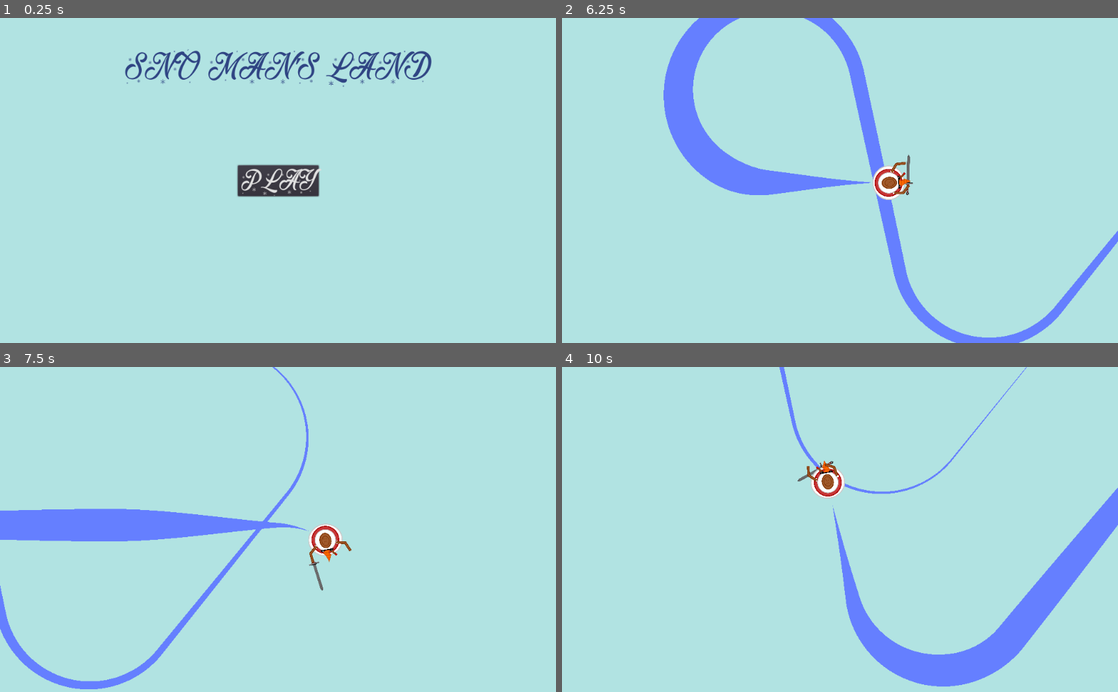
Above: before the commit, frames 1-4 (two rows, left to right).
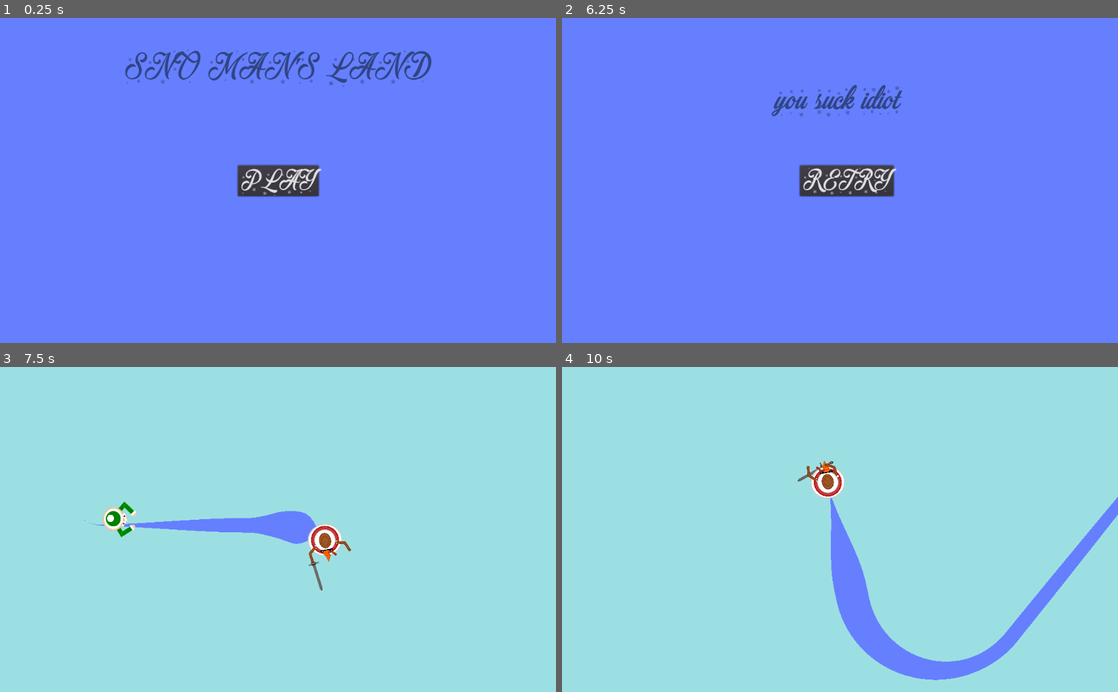
Above: after the commit, the same moments.

Repository: samithShetty/Fall-22-49er-Game-Jam
Game: Godot game, scene res://title.tscn
Same seed, same stepped clock (60 frames per second), same inputs: the game is played once before the commit and once after it.
Inputs (mouse positions are in pixels of both pictures, inside the frame that each line leads up to):
- Up to frame 1 (0.25 s): no input
- Up to frame 2 (6.25 s): click "PLAY" at 0.5 s; hold D (right) 1.28-2.03 s; hold J (swing) 1.28-2.03 s; hold S (down) 2.03-2.78 s; tap J (swing) at 2.1, 3.6, 5.1 s; hold D (right) 2.78-3.53 s; hold J (swing) 2.78-3.53 s; hold W (up) 3.53-4.28 s; hold J (swing) 4.28-5.03 s; hold A (left) 4.28-5.78 s; hold S (down) from 5.78 s (still down); hold J (swing) from 5.78 s (still down)
- Up to frame 3 (7.5 s): release S (down) at 6.5 s; release J (swing) at 6.5 s; click (283, 529) at 6.5 s, where only the run after the commit has a clickable "RETRY"; hold D (right) from 7.28 s (still down); tap J (swing) at 7.35 s
- Up to frame 4 (10 s): release D (right) at 8.03 s; hold W (up) 8.03-8.78 s; hold J (swing) 8.03-8.78 s; hold D (right) 8.78-9.53 s; tap J (swing) at 8.85 s; hold S (down) from 9.53 s (still down); hold J (swing) from 9.53 s (still down)

The runs differ from the first frame. In frame 1, 97% of the frame differs, in the area x 0-100%, y 0-100%; in frame 2, 93%; in frame 3, 5.8%; in frame 4, 4.2%.

Commit message:
implemented island and death

Diff:
--- a/Elf.gd
+++ b/Elf.gd
@@ -16,8 +16,7 @@
 
 	var direction = (get_parent().get_node("Snowman").position - position)
 
-	if direction.length() > 1000:
-		queue_free()
+
 
 	direction = direction.normalized()
 
@@ -27,7 +26,8 @@
 	apply_impulse(Vector2(0,0),Vector2(acceleration*x,acceleration*y))
 
 	look_at(direction + position)
-
+	if position.length() > 2500:
+		queue_free()
 
 
 # Called every frame. 'delta' is the elapsed time since the previous frame.
--- a/Elf.tscn
+++ b/Elf.tscn
@@ -9,7 +9,7 @@
 [sub_resource type="CircleShape2D" id=8]
 radius = 20.0
 
-[node name="Elf" type="RigidBody2D"]
+[node name="Elf" type="RigidBody2D" groups=["elf"]]
 position = Vector2( 450, -71 )
 collision_layer = 5
 collision_mask = 5
--- a/Snowman.gd
+++ b/Snowman.gd
@@ -31,7 +31,8 @@
 	var space_state = get_world_2d().direct_space_state
 	# use global coordinates, not local to node
 	var waterCollision = space_state.intersect_ray(position, position + get_linear_velocity().rotated(-get_global_rotation()).normalized()*30, [self], 7, true, true)
-
+	if position.length() > 2500:
+		die()
 
 func _input(event):
 	if event.is_action_pressed("swing") and !$AnimationPlayer.is_playing():
@@ -39,9 +40,12 @@
 		$SwordArea/CollisionShape2D.disabled = false
 		swingTime = .4
 
+func die():
+	get_tree().change_scene("res://deathScreen.tscn")
 
 func _on_WaterArea_area_entered(area):
-	print("DEATH")
+	die()
+
 
 
 func _on_SwordArea_body_entered(body):
--- /dev/null
+++ b/Spawner.gd
@@ -0,0 +1,26 @@
+extends Node2D
+
+
+# Declare member variables here. Examples:
+# var a = 2
+# var b = "text"
+
+var timerValue = 10
+var timeSinceSpawned = 0
+var elfScene = preload("res://Elf.tscn")
+
+# Called when the node enters the scene tree for the first time.
+func _ready():
+	pass # Replace with function body.
+
+
+
+func _process(delta):
+	if timeSinceSpawned > 0:
+		timeSinceSpawned -= delta
+	else:
+		timeSinceSpawned = timerValue
+		var elf = elfScene.instance()
+		add_child(elf)
+		elf.position = ((-$Snowman.position).normalized() * 1500) + $Snowman.position
+		timerValue = max(timerValue * .9, 2)
--- a/TestScene.tscn
+++ b/TestScene.tscn
@@ -1,6 +1,8 @@
-[gd_scene load_steps=12 format=2]
+[gd_scene load_steps=15 format=2]
 
 [ext_resource path="res://Snowman.gd" type="Script" id=1]
+[ext_resource path="res://circle.svg" type="Texture" id=2]
+[ext_resource path="res://Spawner.gd" type="Script" id=3]
 [ext_resource path="res://Snowman.svg" type="Texture" id=4]
 [ext_resource path="res://sword.png" type="Texture" id=6]
 [ext_resource path="res://Snowman_Arm.svg" type="Texture" id=7]
@@ -168,10 +170,15 @@
 [sub_resource type="CircleShape2D" id=7]
 radius = 30.1496
 
+[sub_resource type="CircleShape2D" id=8]
+radius = 2500.0
+
 [node name="Node2D" type="Node2D"]
+script = ExtResource( 3 )
 
 [node name="WaterTrail" parent="." instance=ExtResource( 8 )]
 width_curve = SubResource( 6 )
+default_color = Color( 0.4, 0.501961, 1, 1 )
 
 [node name="WaterArea" parent="WaterTrail" index="0"]
 collision_mask = 8
@@ -237,7 +244,22 @@
 [node name="SnowmanCollider" type="CollisionShape2D" parent="Snowman"]
 shape = SubResource( 7 )
 
+[node name="island" type="Area2D" parent="."]
+modulate = Color( 0.615686, 0.878431, 0.886275, 1 )
+z_index = -1000
+collision_layer = 17
+collision_mask = 17
+
+[node name="CollisionShape2D" type="CollisionShape2D" parent="island"]
+shape = SubResource( 8 )
+
+[node name="Sprite" type="Sprite" parent="island"]
+scale = Vector2( 4.4, 4.4 )
+texture = ExtResource( 2 )
+
 [connection signal="area_entered" from="WaterTrail/WaterArea" to="Snowman" method="_on_WaterArea_area_entered"]
 [connection signal="body_entered" from="Snowman/SwordArea" to="Snowman" method="_on_SwordArea_body_entered"]
+[connection signal="body_exited" from="island" to="." method="_on_island_body_exited"]
+[connection signal="body_exited" from="island" to="Snowman" method="_on_island_body_exited"]
 
 [editable path="WaterTrail"]
--- /dev/null
+++ b/circle.svg
@@ -0,0 +1,61 @@
+<?xml version="1.0" encoding="UTF-8" standalone="no"?>
+<svg
+   xmlns:dc="http://purl.org/dc/elements/1.1/"
+   xmlns:cc="http://creativecommons.org/ns#"
+   xmlns:rdf="http://www.w3.org/1999/02/22-rdf-syntax-ns#"
+   xmlns:svg="http://www.w3.org/2000/svg"
+   xmlns="http://www.w3.org/2000/svg"
+   xmlns:sodipodi="http://sodipodi.sourceforge.net/DTD/sodipodi-0.dtd"
+   xmlns:inkscape="http://www.inkscape.org/namespaces/inkscape"
+   width="300mm"
+   height="300mm"
+   viewBox="0 0 300 300"
+   version="1.1"
+   id="svg8"
+   inkscape:version="1.0.2-2 (e86c870879, 2021-01-15)"
+   sodipodi:docname="circle.svg">
+  <defs
+     id="defs2" />
+  <sodipodi:namedview
+     id="base"
+     pagecolor="#ffffff"
+     bordercolor="#666666"
+     borderopacity="1.0"
+     inkscape:pageopacity="0.0"
+     inkscape:pageshadow="2"
+     inkscape:zoom="0.35"
+     inkscape:cx="400"
+     inkscape:cy="560"
+     inkscape:document-units="mm"
+     inkscape:current-layer="layer1"
+     inkscape:document-rotation="0"
+     showgrid="false"
+     inkscape:window-width="1431"
+     inkscape:window-height="1030"
+     inkscape:window-x="224"
+     inkscape:window-y="0"
+     inkscape:window-maximized="0" />
+  <metadata
+     id="metadata5">
+    <rdf:RDF>
+      <cc:Work
+         rdf:about="">
+        <dc:format>image/svg+xml</dc:format>
+        <dc:type
+           rdf:resource="http://purl.org/dc/dcmitype/StillImage" />
+        <dc:title></dc:title>
+      </cc:Work>
+    </rdf:RDF>
+  </metadata>
+  <g
+     inkscape:label="Layer 1"
+     inkscape:groupmode="layer"
+     id="layer1">
+    <circle
+       style="opacity:0.997;fill:#ffffff;fill-opacity:1;stroke:none;stroke-width:6.565;stroke-linecap:round;stroke-linejoin:round;stroke-opacity:1;paint-order:fill markers stroke"
+       id="path833"
+       cx="150"
+       cy="150"
+       r="150" />
+  </g>
+</svg>
--- /dev/null
+++ b/deathScreen.tscn
@@ -0,0 +1,64 @@
+[gd_scene load_steps=7 format=2]
+
+[ext_resource path="res://MerryChristmasFlake-mJY9.ttf" type="DynamicFontData" id=1]
+[ext_resource path="res://Button.gd" type="Script" id=2]
+
+[sub_resource type="DynamicFont" id=1]
+size = 64
+font_data = ExtResource( 1 )
+
+[sub_resource type="Theme" id=2]
+default_font = SubResource( 1 )
+
+[sub_resource type="DynamicFont" id=3]
+size = 50
+font_data = ExtResource( 1 )
+
+[sub_resource type="Theme" id=4]
+default_font = SubResource( 3 )
+
+[node name="Node2D" type="Node2D"]
+
+[node name="Camera2D" type="Camera2D" parent="."]
+current = true
+
+[node name="CanvasLayer" type="CanvasLayer" parent="Camera2D"]
+
+[node name="Control" type="Control" parent="Camera2D/CanvasLayer"]
+anchor_right = 1.0
+anchor_bottom = 1.0
+__meta__ = {
+"_edit_use_anchors_": false
+}
+
+[node name="Label" type="Label" parent="Camera2D/CanvasLayer/Control"]
+anchor_left = 0.5
+anchor_right = 0.5
+margin_left = -119.5
+margin_top = 120.0
+margin_right = 119.5
+margin_bottom = 232.0
+theme = SubResource( 2 )
+custom_colors/font_color = Color( 0.188235, 0.270588, 0.517647, 1 )
+text = "you suck idiot"
+__meta__ = {
+"_edit_use_anchors_": false
+}
+
+[node name="Button" type="Button" parent="Camera2D/CanvasLayer/Control"]
+anchor_left = 0.5
+anchor_top = 0.5
+anchor_right = 0.5
+anchor_bottom = 0.5
+margin_left = -74.5
+margin_top = -28.5
+margin_right = 74.5
+margin_bottom = 28.5
+theme = SubResource( 4 )
+text = "RETRY"
+script = ExtResource( 2 )
+__meta__ = {
+"_edit_use_anchors_": false
+}
+
+[connection signal="pressed" from="Camera2D/CanvasLayer/Control/Button" to="Camera2D/CanvasLayer/Control/Button" method="_on_Button_pressed"]
--- a/project.godot
+++ b/project.godot
@@ -50,5 +50,5 @@
 
 [rendering]
 
-environment/default_clear_color=Color( 0.698039, 0.894118, 0.890196, 1 )
+environment/default_clear_color=Color( 0.4, 0.501961, 1, 1 )
 environment/default_environment="res://default_env.tres"
Not shown, added: circle.svg.import
